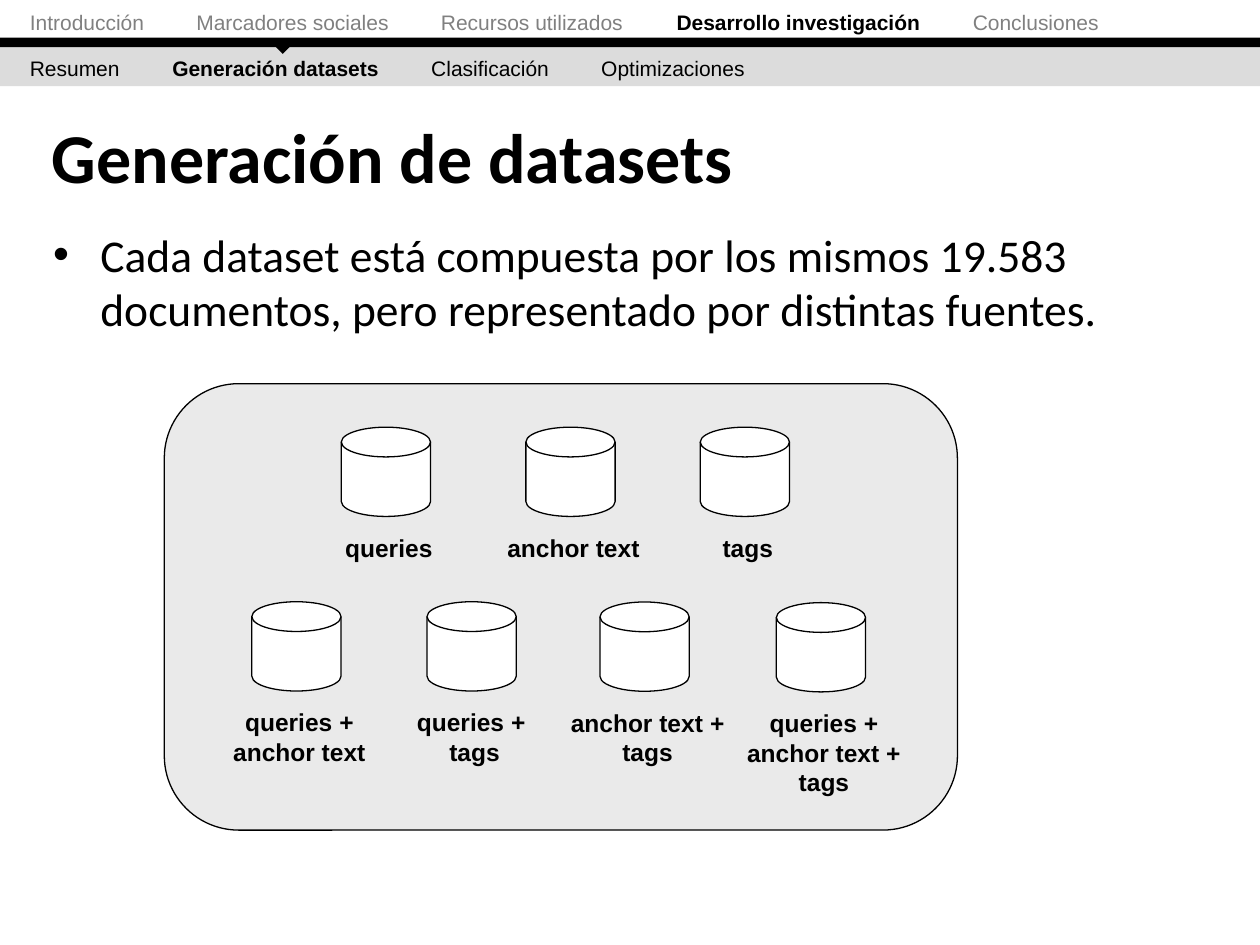
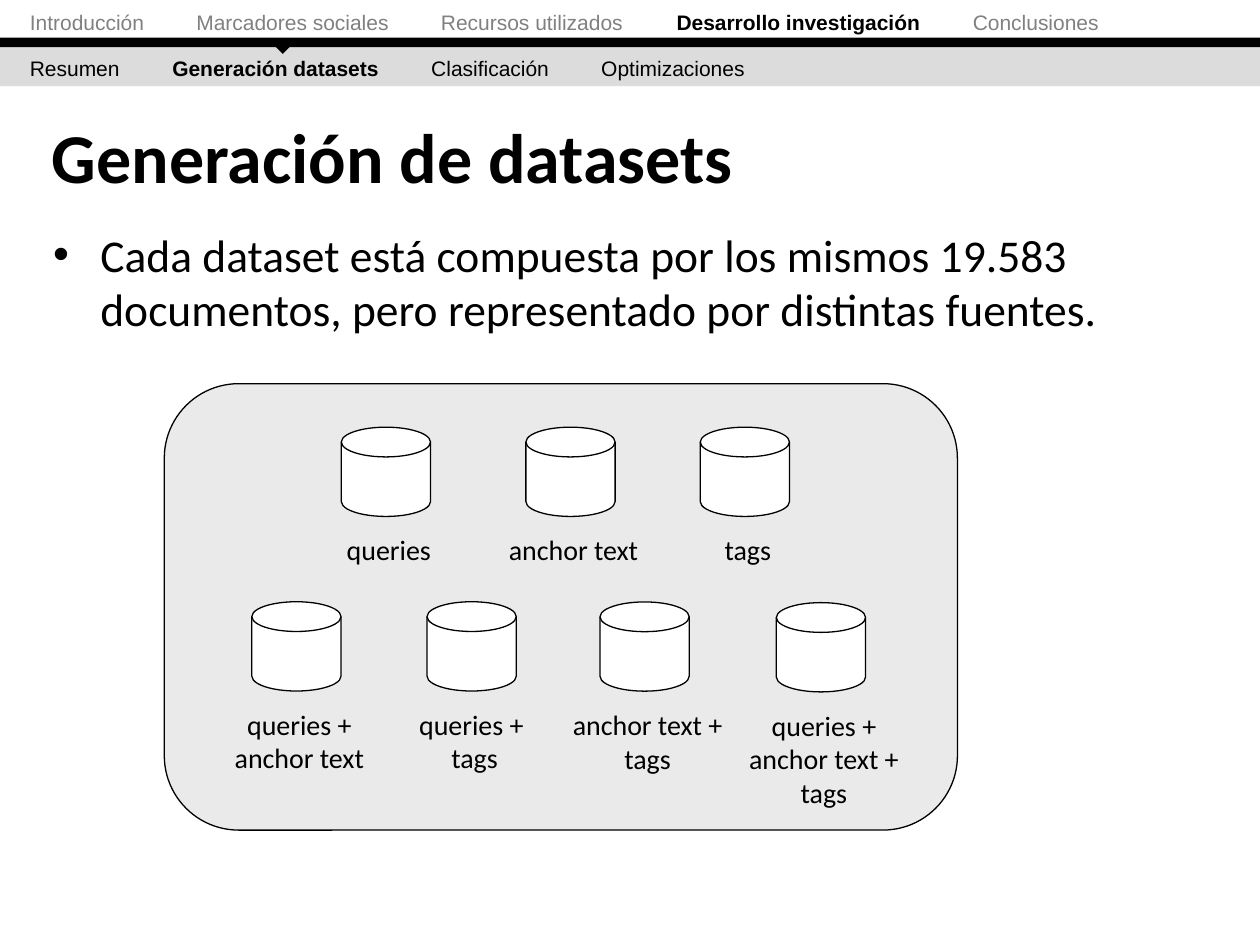
Before and after one commit to ak907kenai/nicotournetesis, a slide deck: slide 33 of docs_trunk/Nicolás Tourné - Presentación Tesis (v2).ppt (slide 36 before the commit). Drawn at 1260x945 pixels with LibreOffice and Linux fonts; fonts in the diff are those of the drawing. Boxes give left, top, right and bottom in pixels: in the first picture for what was removed or moved away, otherwise in the second. Text is boxed around its words. In the diff, an @@ line names an element or a change of style, - is before the commit and + after.

```diff
--- a/docs_trunk/Nicolás Tourné - Presentación Tesis (v2).ppt
+++ b/docs_trunk/Nicolás Tourné - Presentación Tesis (v2).ppt
@@ size 14 to 16 pt, font Arial to Calibri, bold off; more space between paragraphs in 7 elements at (x1=347, y1=540, x2=431, y2=565), (x1=509, y1=540, x2=638, y2=561), (x1=725, y1=542, x2=771, y2=565), (x1=235, y1=716, x2=364, y2=769), (x1=419, y1=716, x2=503, y2=773), (x1=573, y1=715, x2=702, y2=774), (x1=749, y1=716, x2=878, y2=808) @@
```
Also in this commit, not shown: 19 other slides changed, 3 slides removed.
